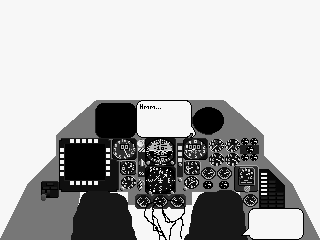
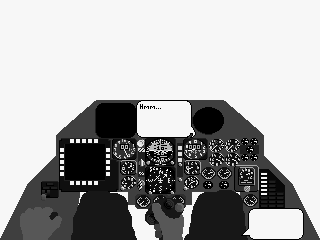
Before/after of a (320, 240) layered artwork. What changed in the layer stack:
removed layer "RightHand" from group "F-15C" over [152, 202, 184, 240]
added group "Stick #3" with 4 layers in group "F-15C" over [145, 198, 184, 240]
added layer "RightHand #2" in group "Stick #3" over [152, 203, 181, 240]
moved "Stick #2" into group "Stick #3", painted on it over [144, 199, 185, 240]
added layer "Arm #1" in group "Stick #3" over [145, 198, 184, 240]
added layer "RightHand #1" in group "Stick #3" over [171, 213, 184, 240]
added group "Throttle #1" with 3 layers in group "F-15C" over [20, 207, 62, 240]
added layer "LeftHand #1" in group "Throttle #1" over [20, 207, 62, 240]
added layer "Throttle #2" in group "Throttle #1" over [22, 211, 59, 233]
painted on "MessagesSndBalloon" over [252, 208, 253, 240]
painted on "Panels #1" over [0, 100, 320, 240]
